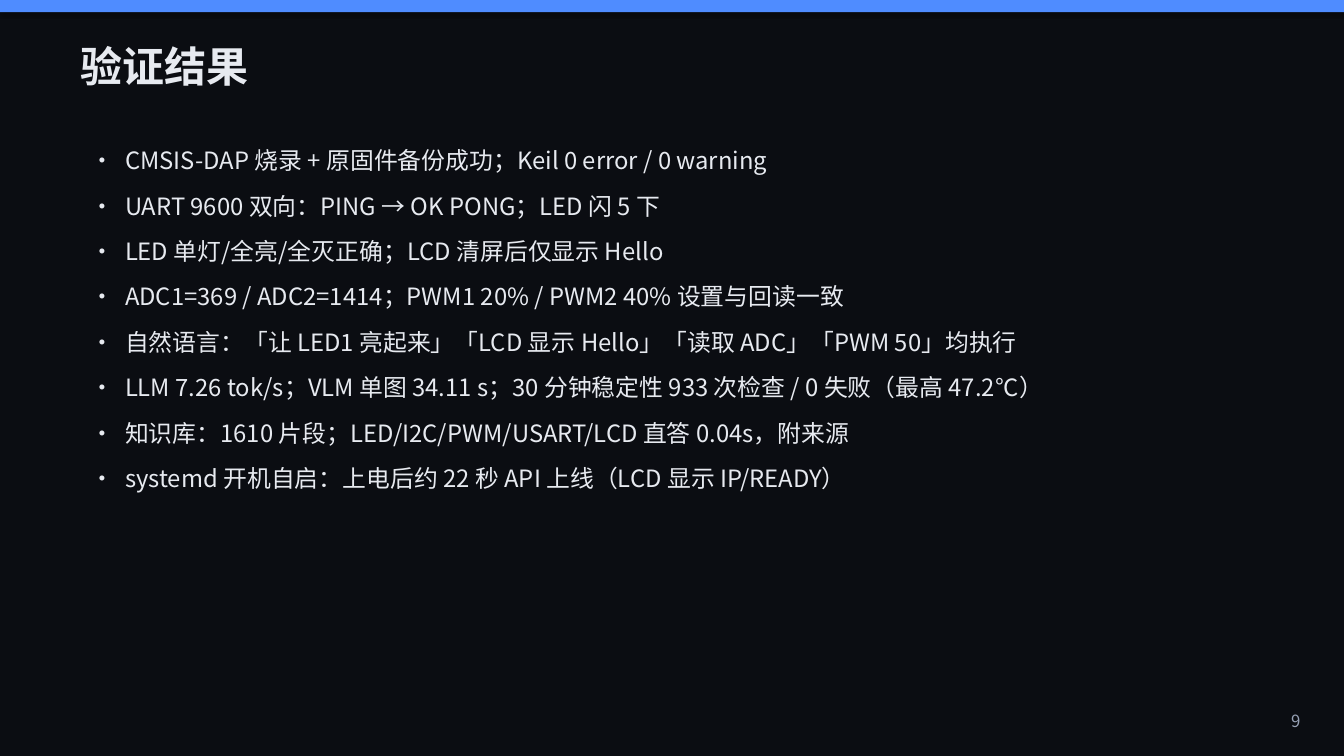
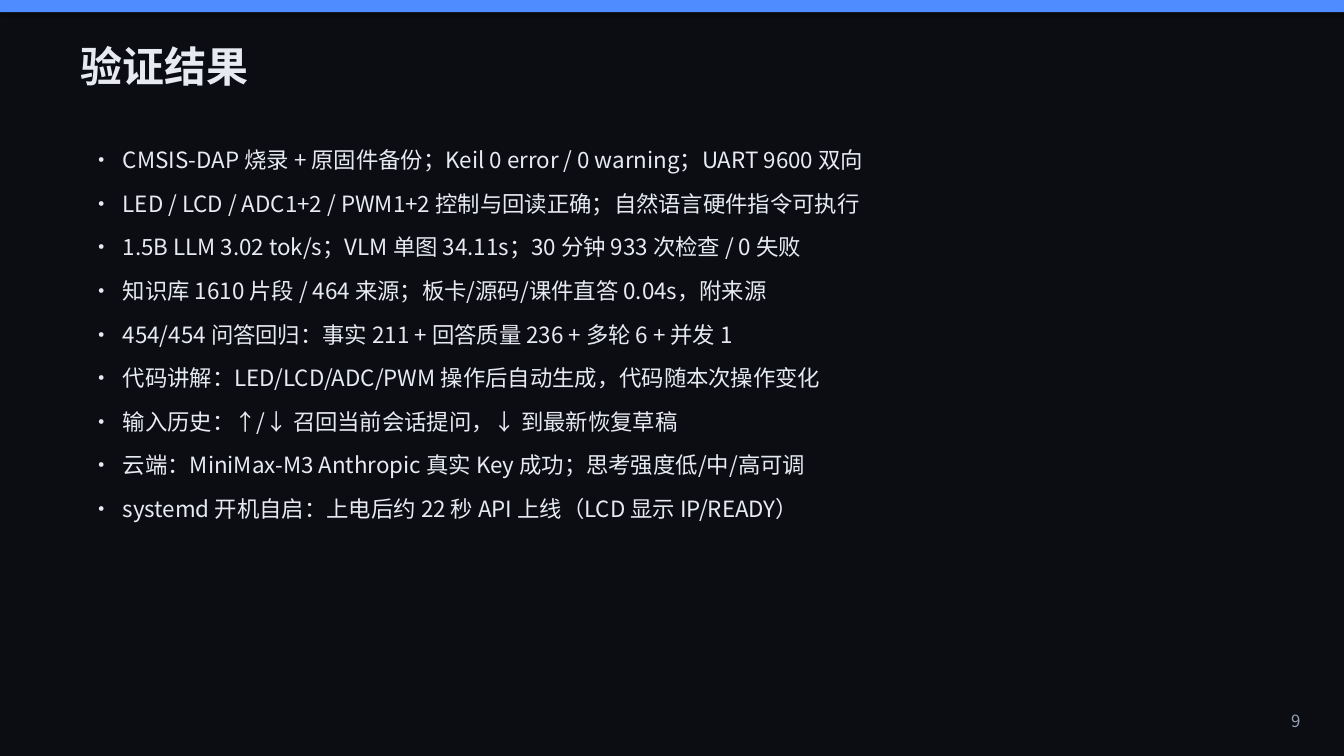
Before and after one commit to Apple-1814/Design-and-Implementation-of-an-Edge-Side-Multimodal-AI-Interaction-Terminal-Based-on-Raspberry-Pi-4, a slide deck: slide 9 of paper/答辩PPT.pptx. Drawn at 1344x756 pixels with LibreOffice and Linux fonts; fonts in the diff are those of the drawing. Boxes give left, top, right and bottom in pixels: in the first picture for what was removed or moved away, otherwise in the second. Text is boxed around its words. In the diff, an @@ line names an element or a change of style, - is before the commit and + after.

```diff
--- a/paper/答辩PPT.pptx
+++ b/paper/答辩PPT.pptx
@@ text at <box>123,149,863,478</box>: text changed; size 17 to 16 pt @@
-• CMSIS-DAP 烧录 + 原固件备份成功；Keil 0 error / 0 warning
-• UART 9600 双向：PING → OK PONG；LED 闪 5 下
-• LED 单灯/全亮/全灭正确；LCD 清屏后仅显示 Hello
-• ADC1=369 / ADC2=1414；PWM1 20% / PWM2 40% 设置与回读一致
-• 自然语言：「让 LED1 亮起来」「LCD 显示 Hello」「读取 ADC」「PWM 50」均执行
-• LLM 7.26 tok/s；VLM 单图 34.11 s；30 分钟稳定性 933 次检查 / 0 失败（最高 47.2°C）
-• 知识库：1610 片段；LED/I2C/PWM/USART/LCD 直答 0.04s，附来源
+• CMSIS-DAP 烧录 + 原固件备份；Keil 0 error / 0 warning；UART 9600 双向
+• LED / LCD / ADC1+2 / PWM1+2 控制与回读正确；自然语言硬件指令可执行
+• 1.5B LLM 3.02 tok/s；VLM 单图 34.11s；30 分钟 933 次检查 / 0 失败
+• 知识库 1610 片段 / 464 来源；板卡/源码/课件直答 0.04s，附来源
+• 454/454 问答回归：事实 211 + 回答质量 236 + 多轮 6 + 并发 1
+• 代码讲解：LED/LCD/ADC/PWM 操作后自动生成，代码随本次操作变化
+• 输入历史：↑/↓ 召回当前会话提问，↓ 到最新恢复草稿
+• 云端：MiniMax-M3 Anthropic 真实 Key 成功；思考强度低/中/高可调
@@ text at <box>123,498,798,522</box>: size 17 to 16 pt in "• systemd 开机自启：上电后约 22 秒 API 上线（LCD ..." @@
```
Also in this commit, not shown: 3 other slides changed, 15 other files.
